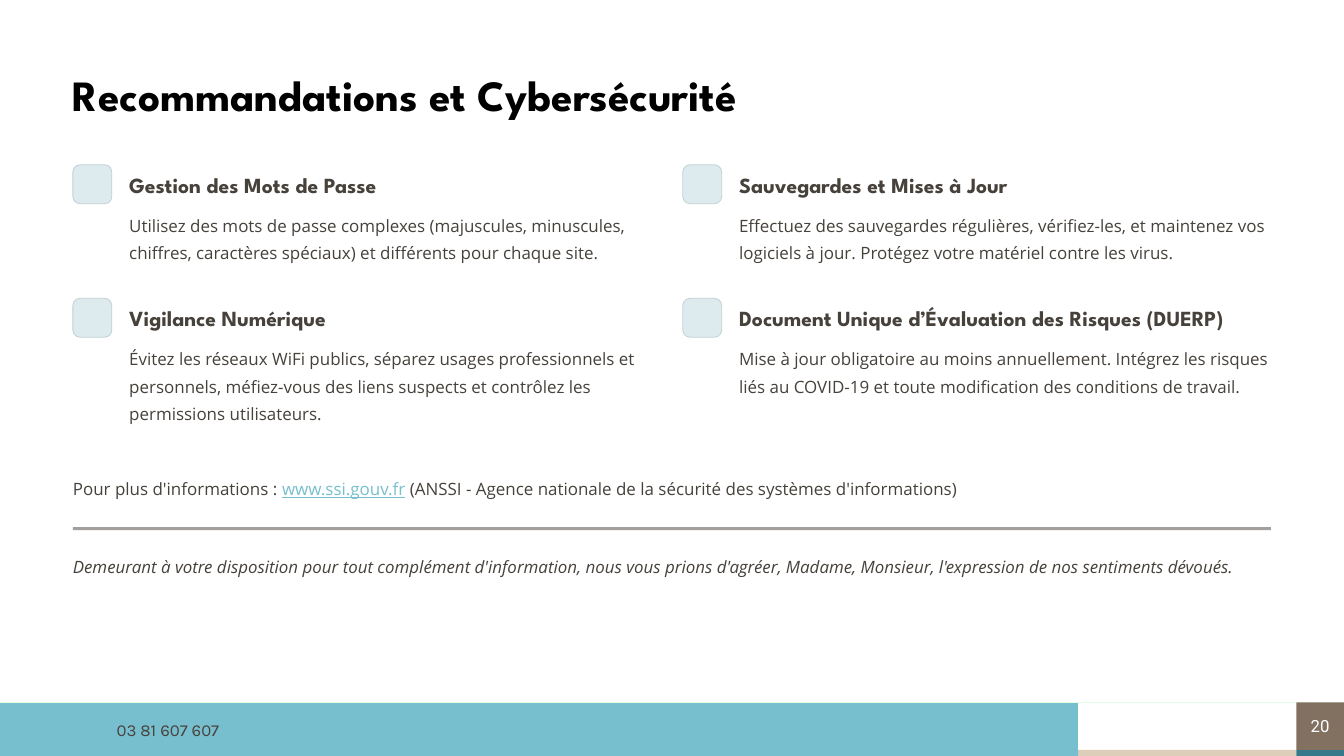
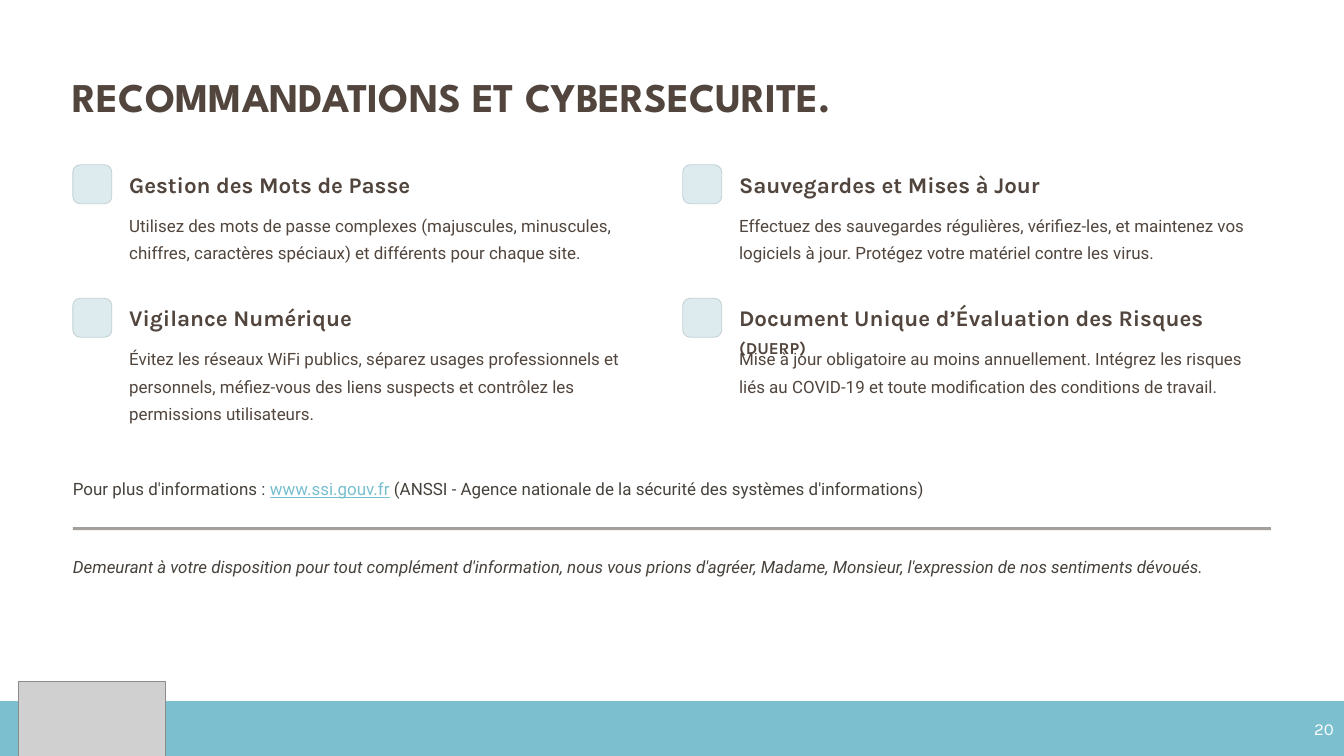
Before and after one commit to ldebouche/Projet1_lettre_fin_de_mission, a slide deck: slide 20 of backend/src/templates/modele_complet.pptm. Drawn at 1344x756 pixels with LibreOffice and Linux fonts; fonts in the diff are those of the drawing; grey boxes stand for pictures; background and template pictures are left out. Boxes give left, top, right and bottom in pixels: in the first picture for what was removed or moved away, otherwise in the second. Text is boxed around its words. In the diff, an @@ line names an element or a change of style, - is before the commit and + after.

Commit message:
mise à jour des docm et pptm pour avenia récupération des analyses sectorielles depuis la bdd reglage de plusieurs bug d'affichages

```diff
--- a/backend/src/templates/modele_complet.pptm
+++ b/backend/src/templates/modele_complet.pptm
@@ text at box(73, 84, 831, 113): text changed; size 30.8 to 29.2 pt; text colour #000000 to #51453D @@
-Recommandations et Cybersécurité
+RECOMMANDATIONS ET CYBERSECURITE.
@@ size 15.4 to 16 pt, font League Spartan to Karla, text colour #47413C to #51453D in 3 elements at box(129, 177, 410, 194), box(739, 175, 1039, 199), box(129, 308, 352, 332) @@
@@ text "Document Unique d’Évaluation des Risques ..." at box(739, 305, 1204, 359): size 15.4 to 16 pt in "Document Unique d’Évaluation des Risques"; size 15.4 to 12 pt in "(DUERP)"; font League Spartan to Karla, text colour #47413C to #51453D @@
@@ font Open Sans to Roboto, text colour #47413C to #51453D in 4 elements at box(129, 218, 611, 263), box(739, 219, 1244, 263), box(129, 350, 619, 424), box(739, 350, 1241, 393) @@
@@ text "Pour plus d'informations : www.ssi.gouv.fr ..." at box(73, 481, 924, 499): font Open Sans to Roboto @@
@@ text "Demeurant à votre disposition pour ..." at box(73, 560, 1203, 577): font Open Sans to Roboto @@
@@ picture added at box(19, 683, 166, 756) @@
@@ freeform shape removed at box(0, 703, 1078, 750) @@
@@ rectangle added at box(0, 703, 1344, 756), fill #7CC0D0, outline #7CC0D0 1.5 pt @@
@@ page number: place and size @@
-page number at box(1297, 703, 1344, 750)
+page number at box(1297, 703, 1344, 756)
@@ page number at box(1297, 703, 1344, 756): font Roboto to Karla; alignment centre to right; fill #827161 to #7CC0D0; outline none to #7CC0D0 0.75 pt @@
@@ text removed at box(117, 725, 219, 736) @@
-03 81 607 607
@@ rectangle removed at box(0, 750, 1079, 756) @@
@@ rectangle removed at box(1079, 750, 1298, 756) @@
@@ rectangle removed at box(1297, 750, 1344, 756) @@
```
Also in this commit, not shown: 19 other slides changed, 20 other files.
